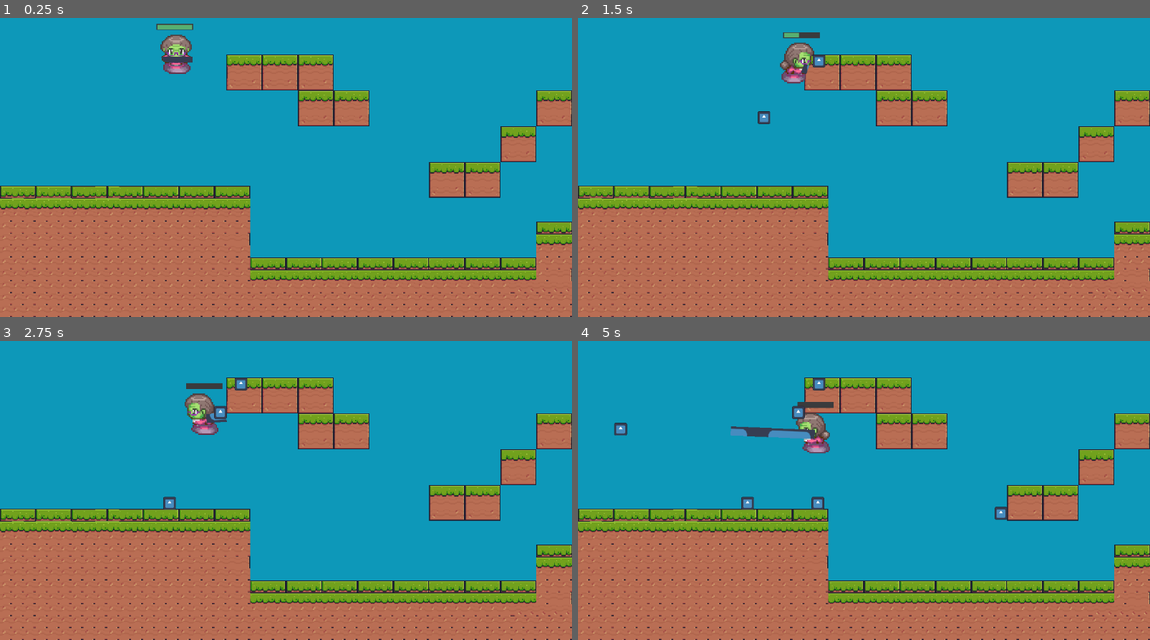
Above: before the commit, frames 1-4 (two rows, left to right).
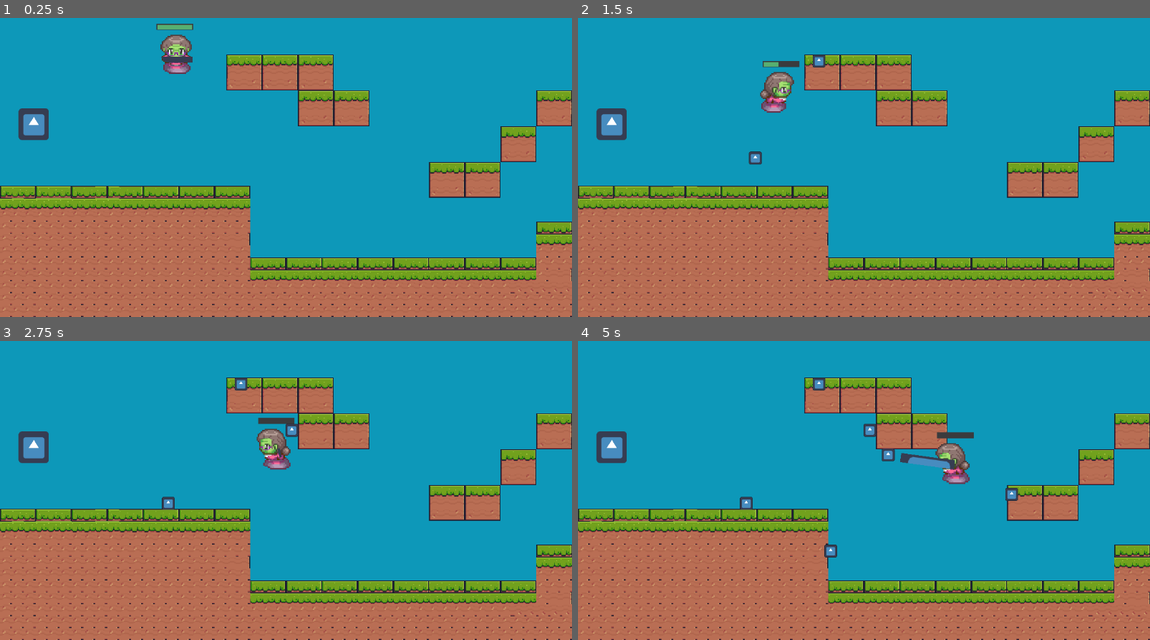
Above: after the commit, the same moments.

Repository: NickPerlich/Deathma
Game: Godot game, scene res://main.tscn
Two runs of this game, one before a commit and one after it. Both use one fixed random seed, a clock stepped at 60 frames per second and the inputs below. The engine's default icon, where the game draws it, is replaced by a stand-in: a white triangle on a blue panel in a dark square.
Inputs (mouse positions are in pixels of both pictures, inside the frame that each line leads up to):
- Up to frame 1 (0.25 s): no input
- Up to frame 2 (1.5 s): tap Enter (ui_accept) at 0.5, 0.77 s; move the mouse to (989, 140) at 0.52 s; press the mouse at (989, 140) at 0.53 s; hold D (input_right) from 0.53 s (still down); right-click (989, 140) at 0.8 s; move the mouse to (749, 173) at 1.27 s; release the mouse at (749, 173) at 1.28 s; right-click (749, 173) at 1.35 s
- Up to frame 3 (2.75 s): tap Enter (ui_accept) at 1.52 s; click (171, 496) at 1.55 s; move the mouse to (343, 406) at 2.02 s; release D (input_right) at 2.03 s; press the mouse at (343, 406) at 2.03 s; hold A (input_left) from 2.03 s (still down); right-click (343, 406) at 2.3 s
- Up to frame 4 (5 s): move the mouse to (835, 544) at 2.77 s; release A (input_left) at 2.78 s; release the mouse at (835, 544) at 2.78 s; hold D (input_right) 2.78-4.28 s; right-click (835, 544) at 2.85 s; tap Enter (ui_accept) at 3.02, 3.77, 4.52 s; click (835, 544) at 3.05 s; move the mouse to (1035, 526) at 3.52 s; press the mouse at (1035, 526) at 3.53 s; right-click (1035, 526) at 3.8 s; move the mouse to (692, 430) at 4.27 s; release the mouse at (692, 430) at 4.28 s; hold A (input_left) from 4.28 s (still down); right-click (692, 430) at 4.35 s; click (692, 430) at 4.55 s

The runs differ from the first frame. In frame 1, 0.6% of the frame differs, in the area x 3-9%, y 30-42%; in frame 2, 2.1%; in frame 3, 2.3%; in frame 4, 3.4%, in the area x 3-77%, y 20-73%.

Commit message:
made grapple faster

Diff:
--- a/Lab 5 Moving Character/Scenes/main_character.gd
+++ b/Lab 5 Moving Character/Scenes/main_character.gd
@@ -5,6 +5,7 @@
 const JUMP_VELOCITY = -400.0
 @onready var sprite_2d = $Sprite2D
 @onready var healthbar = $Healthbar
+var bulletCount = 0
 
 # Get the gravity from the project settings to be synced with RigidBody nodes.
 var gravity = ProjectSettings.get_setting("physics/2d/default_gravity")
@@ -82,7 +83,7 @@
 	var tween = get_tree().create_tween()
 	print(self.get_position(), hooked_position)
 
-	tween.tween_property(self, "position",Vector2(hooked_position), 1)
+	tween.tween_property(self, "position",Vector2(hooked_position), .5)
 	print(self.get_position(), hooked_position)
 	velocity = self.get_position() - hooked_position
 
@@ -93,4 +94,3 @@
 	projectile.position = $Node2D/Marker2D.global_position
 	var direction = (mouse_position - projectile.global_position).normalized()
 	projectile.velocityy = direction
-	print("shoot")
--- a/Lab 5 Moving Character/Tongue.gd
+++ b/Lab 5 Moving Character/Tongue.gd
@@ -19,7 +19,7 @@
 		reverse_interpolate()
 
 func reverse_interpolate():
-	interpolate(0,0.75)
+	interpolate(0,0.55)
 
 func check_collision():
 	await get_tree().create_timer(0.1).timeout
--- a/Lab 5 Moving Character/main.tscn
+++ b/Lab 5 Moving Character/main.tscn
@@ -519,5 +519,8 @@
 shape = SubResource("RectangleShape2D_rsl46")
 
 [node name="Sprite2D" type="Sprite2D" parent="."]
+position = Vector2(68, 260)
+scale = Vector2(0.476562, 0.5)
+texture = ExtResource("4_8v5f6")
 
 [connection signal="hooked" from="CharacterBody2D/pivot/Tongue" to="CharacterBody2D" method="_on_tongue_hooked"]
